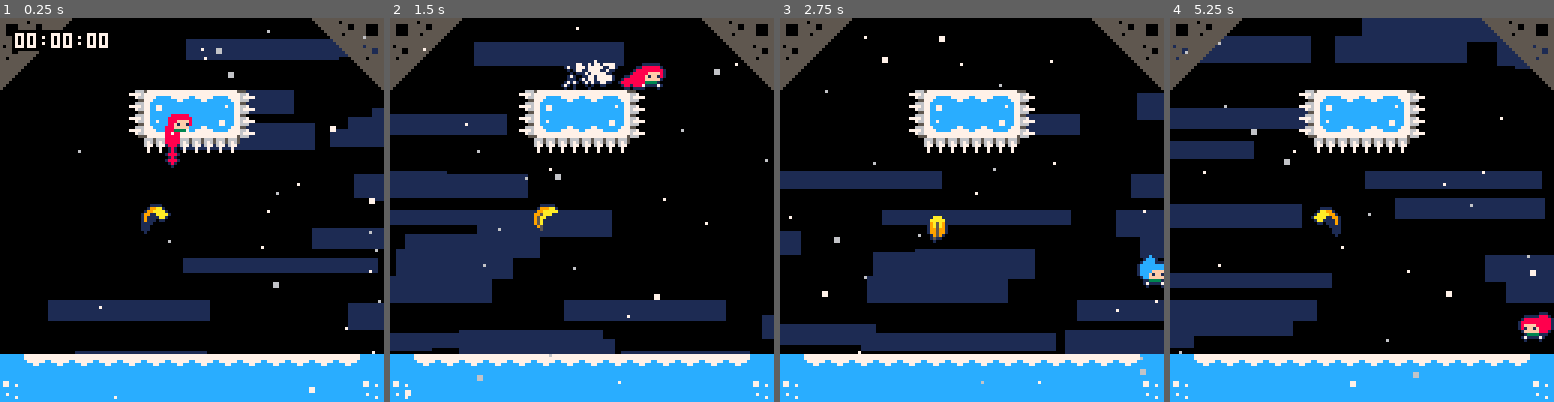
Above: before the commit, frames 1-4 (left to right).
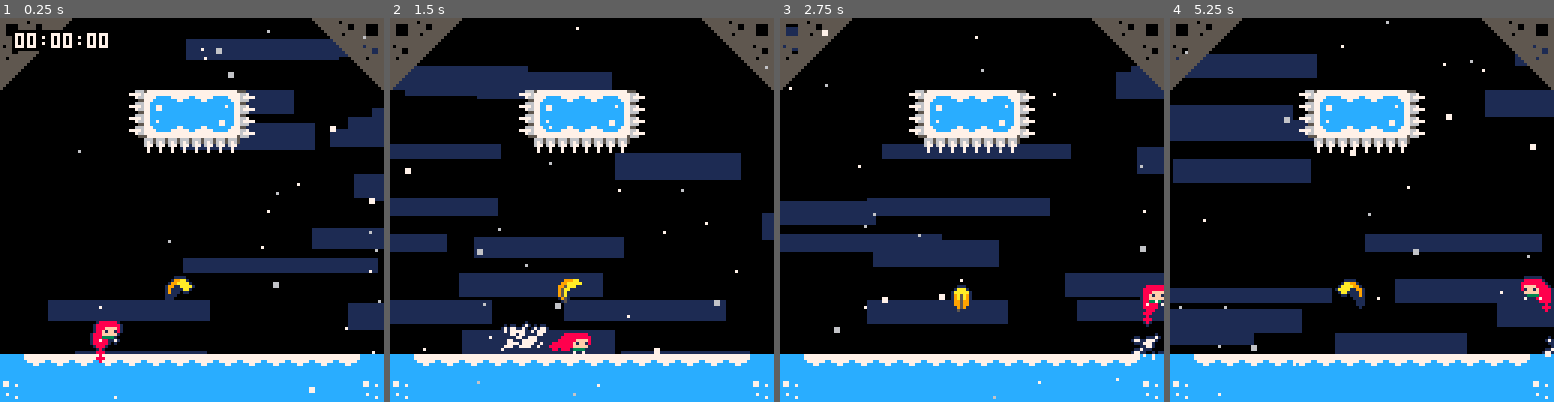
Above: after the commit, the same moments.

Repository: CelesteClassic/newleste.p8
Game: PICO-8 cartridge reflection.p8
Two runs of this game, one before a commit and one after it. Both use one fixed random seed, a clock stepped at 60 frames per second and the inputs below.
Inputs:
- Up to frame 1 (0.25 s): no input
- Up to frame 2 (1.5 s): tap X (X key) at 0.33, 1.07 s; tap O (Z key) at 0.7 s
- Up to frame 3 (2.75 s): hold Right 1.6-2.1 s; tap O (Z key) at 1.7, 2.1, 2.5 s; tap X (X key) at 1.85 s; hold Up 2.15-2.42 s; hold Right from 2.47 s (still down)
- Up to frame 4 (5.25 s): tap O (Z key) every 0.4 s from 2.9 to 4.9 s; tap X (X key) at 2.97, 4.08, 5.2 s; release Right at 3.03 s; hold Left 3.08-3.58 s; hold Down 3.63-3.97 s; hold Right 4.02-4.68 s; hold Up 4.73-5.03 s; hold Left from 5.08 s (still down)

The runs differ from the first frame. In frame 1, 1.8% of the frame differs, in the area x 23-51%, y 25-90%; in frame 2, 28%; in frame 3, 27%; in frame 4, 33%, in the area x 0-100%, y 0-99%.

Commit message:
functional feather

Diff:
--- a/reflection.p8
+++ b/reflection.p8
@@ -110,9 +110,54 @@
     end
 
     if this.feather then
-
+      local k=1
+      if h_input!=0 or v_input!=0 then
+        -- calculate direction and velocity
+        this.movedir=appr_circ(this.movedir,atan2(h_input,v_input),0.04)
+
+        -- speed up if holding button
+        k=1.5
+      end
+      this.spd = vector(k*cos(this.movedir), k*sin(this.movedir))
+
+      -- update tail
+      local last=vector(this.x+4.5,this.y+4.5)
+      foreach(this.tail,function(h)
+				h.x+=(last.x-h.x)/1.4
+				h.y+=(last.y-h.y)/1.4
+				last=h
+			end)
+
+
+      if this.lifetime>0 then
+        this.lifetime-=1
+        if this.lifetime==0 then
+          -- transform back to player
+          this.feather=false
+          this.init_smoke()
+          player.init(this)
+          this.spd.x/=2
+	        this.spd.y=this.spd.y<0 and -1.5 or 0
+        end
+      end
     elseif this.feather_idle then
-
+      this.spd.x*=0.8
+      this.spd.y*=0.8
+      this.spawn_timer-=1
+      if this.spawn_timer==0 then
+        this.feather_idle=false
+        this.feather=true
+        if h_input==0 and v_input==0 then
+          this.movedir=this.flip.x and 0.5 or 0
+        else
+          this.movedir=atan2(h_input,v_input)
+        end
+        this.lifetime=60
+        this.tail={}
+        for i=0,15 do
+          add(this.tail,{x=this.x+4,y=this.y+4,size=mid(1,2,9-i)})
+        end
+      end
     else
 
       -- on ground checks
@@ -283,18 +328,34 @@
     end
   end,
 
-  draw=function(this)
-    -- clamp in screen
+  draw=function(this)-- clamp in screen
+
     local clamped=mid(this.x,-1,lvl_pw-7)
     if this.x~=clamped then
       this.x=clamped
       this.spd.x=0
     end
-    -- draw player hair and sprite
-    set_hair_color(this.djump)
-    draw_hair(this)
-    draw_obj_sprite(this)
-    pal()
+    --<feather> --
+    if this.feather then
+      if this.lifetime%5==1 then pal(10, 7) end
+
+			if this.lifetime < 10 then
+				pal(10, this.lifetime%4<2 and 8 or 10)
+			end
+			circfill(this.x+4, this.y+4, 4, 10)
+      foreach(this.tail,function(h)
+				circfill(h.x,h.y,h.size,10)
+			end)
+    elseif this.feather_idle then
+      circfill(this.x+4, this.y+4, 4, this.spawn_timer%4<2 and 7 or 10)
+    --</feather> --
+    else
+      -- draw player hair and sprite
+      set_hair_color(this.djump)
+      draw_hair(this)
+      draw_obj_sprite(this)
+      pal()
+    end
   end
 }
 
@@ -838,6 +899,11 @@
   end
 }
 
+--<feather> --
+function appr_circ(value,target,amount)
+	return (value +sign(sin(value)*cos(target)-cos(value)*sin(target))*amount)%1
+end
+
 feather={
   init=function(this)
     this.sprtimer=0
@@ -862,8 +928,8 @@
         if hit.feather then
           hit.lifetime=60
         else
-          hit.feather_idle=true
-          hit.spawn_timer=10
+          hit.spawn_timer,hit.feather_idle,hit.dash_time,hit.dash_effect_time=10,true,0,0
+          hit.spd=vector(mid(hit.spd.x,-1.5,1.5),mid(hit.spd.y,-1.5,1.5))
         end
       end
     end
@@ -876,6 +942,7 @@
   end
 }
 
+-- </feather>
 psfx=function(num)
   if sfx_timer<=0 then
    sfx(num)
@@ -1656,18 +1723,18 @@
 __map__
 2b3b29000000000000000000002a3b2b00000000000000000000000000000000000000000000000000000000000000000000000000000000000000000000000000000000000000000000000000000000000000000000000000000000000000000000000000000000000000000000000000000000000000000000000000000000
 3b290000000000000000000000002a3b00000000000000000000000000000000000000000000000000000000000000000000000000000000000000000000000000000000000000000000000000000000000000000000000000000000000000000000000000000000000000000000000000000000000000000000000000000000
-2900000000000001000000000000002a00000000000000000000000000000000000000000000000000000000000000000000000000000000000000000000000000000000000000000000000000000000000000000000000000000000000000000000000000000000000000000000000000000000000000000000000000000000
+2900000000000000000000000000002a00000000000000000000000000000000000000000000000000000000000000000000000000000000000000000000000000000000000000000000000000000000000000000000000000000000000000000000000000000000000000000000000000000000000000000000000000000000
 0000000000132122222312000000000000000000000000000000000000000000000000000000000000000000000000000000000000000000000000000000000000000000000000000000000000000000000000000000000000000000000000000000000000000000000000000000000000000000000000000000000000000000
 0000000000133132323312000000000000000000000000000000000000000000000000000000000000000000000000000000000000000000000000000000000000000000000000000000000000000000000000000000000000000000000000000000000000000000000000000000000000000000000000000000000000000000
 0000000000001111111100000000000000000000000000000000000000000000000000000000000000000000000000000000000000000000000000000000000000000000000000000000000000000000000000000000000000000000000000000000000000000000000000000000000000000000000000000000000000000000
 0000000000000000000000000000000000000000000000000000000000000000000000000000000000000000000000000000000000000000000000000000000000000000000000000000000000000000000000000000000000000000000000000000000000000000000000000000000000000000000000000000000000000000
 0000000000000000000000000000000000000000000000000000000000000000000000000000000000000000000000000000000000000000000000000000000000000000000000000000000000000000000000000000000000000000000000000000000000000000000000000000000000000000000000000000000000000000
-0000000000004600000000000000000000000000000000000000000000000000000000000000000000000000000000000000000000000000000000000000000000000000000000000000000000000000000000000000000000000000000000000000000000000000000000000000000000000000000000000000000000000000
+0000000000000000000000000000000000000000000000000000000000000000000000000000000000000000000000000000000000000000000000000000000000000000000000000000000000000000000000000000000000000000000000000000000000000000000000000000000000000000000000000000000000000000
 0000000000000000000000000000000000000000000000000000000000000000000000000000000000000000000000000000000000000000000000000000000000000000000000000000000000000000000000000000000000000000000000000000000000000000000000000000000000000000000000000000000000000000
 00000000000000000000000000000000000000000a0000000000000000000000000000000000000000000000000000000000000000000000000000000000000000000000000000000000000000000000000000000000000000000000000000000000000000000000000000000000000000000000000000000000000000000000
+0000000000000046000000000000000000000000000000000000000000000000000000000000000000000000000000000000000000000000000000000000000000000000000000000000000000000000000000000000000000000000000000000000000000000000000000000000000000000000000000000000000000000000
 0000000000000000000000000000000000000000000000000000000000000000000000000000000000000000000000000000000000000000000000000000000000000000000000000000000000000000000000000000000000000000000000000000000000000000000000000000000000000000000000000000000000000000
-0000000000000000000000000000000000000000000000000000000000000000000000000000000000000000000000000000000000000000000000000000000000000000000000000000000000000000000000000000000000000000000000000000000000000000000000000000000000000000000000000000000000000000
-0000000000000000000000000000000001000000000000000000000000000000000000000000000000000000000000000000000000000000000000000000000000000000000000000000000000000000000000000000000000000000000000000000000000000000000000000000000000000000000000000000000000000000
+0000000001000000000000000000000001000000000000000000000000000000000000000000000000000000000000000000000000000000000000000000000000000000000000000000000000000000000000000000000000000000000000000000000000000000000000000000000000000000000000000000000000000000
 2522222222222222222222222222222523000000000000000000000000000000000000000000000000000000000000000000000000000000000000000000000000000000000000000000000000000000000000000000000000000000000000000000000000000000000000000000000000000000000000000000000000000000
 3825252525252525252525252525253826000000000000000000000000000000000000000000000000000000000000000000000000000000000000000000000000000000000000000000000000000000000000000000000000000000000000000000000000000000000000000000000000000000000000000000000000000000
 
